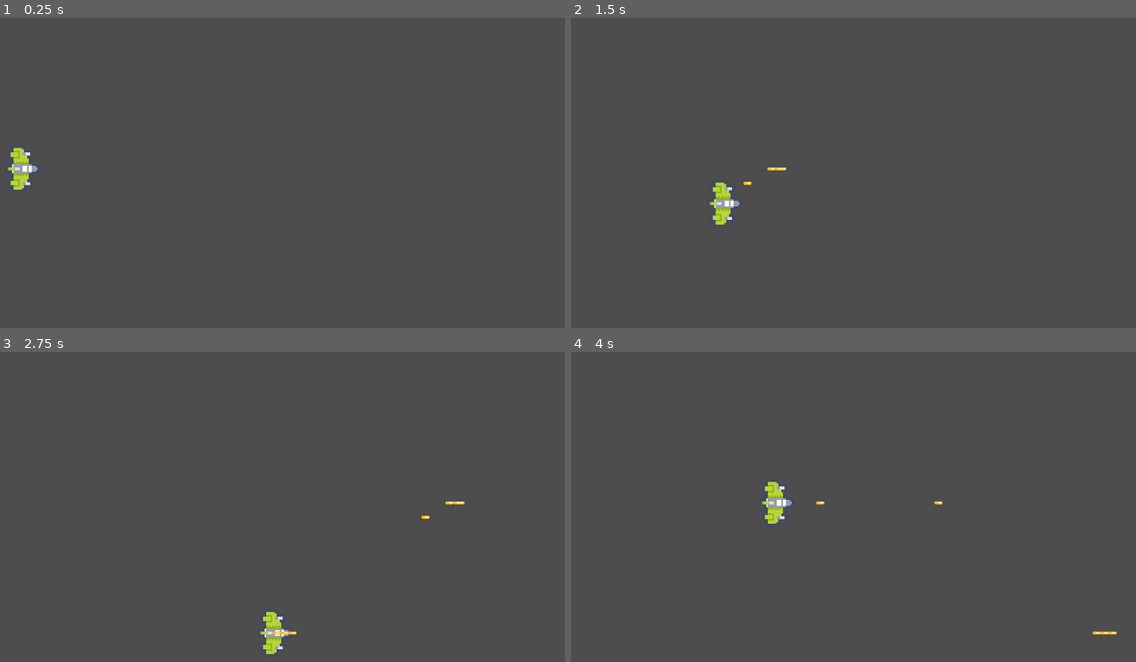
Above: before the commit, frames 1-4 (two rows, left to right).
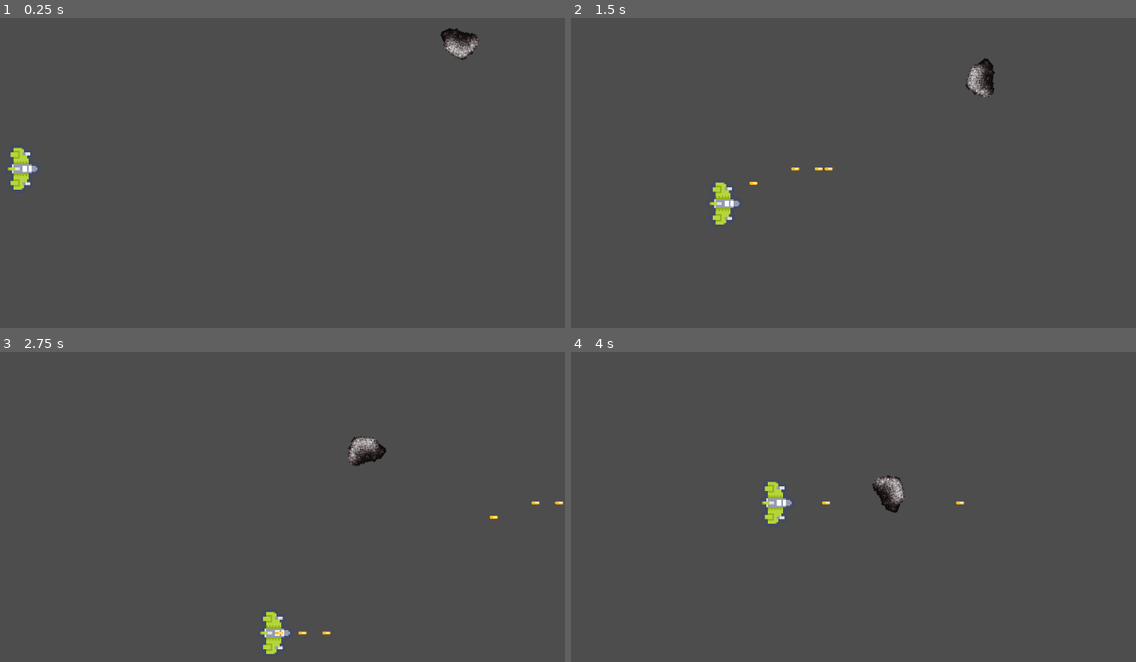
Above: after the commit, the same moments.

Repository: WilsonRyan/AstralCombat.exe
Game: Godot game, scene res://Scenes/Game/Game.tscn
Two runs of this game, one before a commit and one after it. Both use one fixed random seed, a clock stepped at 60 frames per second and the inputs below.
Inputs:
- Up to frame 1 (0.25 s): no input
- Up to frame 2 (1.5 s): hold D (ship-right) 0.53-1.28 s; hold J (ship-shoot) 0.53-1.28 s; hold S (ship-down) from 1.28 s (still down); tap J (ship-shoot) at 1.35 s
- Up to frame 3 (2.75 s): release S (ship-down) at 2.03 s; hold D (ship-right) from 2.03 s (still down); hold J (ship-shoot) from 2.03 s (still down)
- Up to frame 4 (4 s): release D (ship-right) at 2.78 s; release J (ship-shoot) at 2.78 s; hold W (ship-up) 2.78-3.53 s; tap J (ship-shoot) at 2.85 s; hold A (ship-left) from 3.53 s (still down); hold J (ship-shoot) from 3.53 s (still down)

The runs differ from the first frame. In frame 1, 0.4% of the frame differs, in the area x 77-85%, y 3-14%; in frame 2, 0.5%; in frame 3, 0.6%, in the area x 48-100%, y 27-92%; in frame 4, 0.5%.

Commit message:
Enemy base created. Functional asteroid that follows a Path2D, has health, gets hit by player, and dies once health is gone. Asteroid spins.

Diff:
--- /dev/null
+++ b/Scenes/Enemies/Debris/Asteroid.gd
@@ -0,0 +1,19 @@
+extends EnemyBase
+
+
+@export var spin_speed: float = 1.0
+@onready var sprite_2d: Sprite2D = $sprite_2d
+@onready var hitbox: Area2D = $Hitbox
+
+
+
+# Called every frame. 'delta' is the elapsed time since the previous frame.
+func _process(delta: float) -> void:
+	super(delta)
+	spin()
+
+
+
+func spin() -> void:
+	sprite_2d.rotation_degrees += spin_speed
+	hitbox.rotation_degrees += spin_speed
--- /dev/null
+++ b/Scenes/Enemies/Debris/Asteroid.tscn
@@ -0,0 +1,20 @@
+[gd_scene format=3 uid="uid://duxjvl52lken3"]
+
+[ext_resource type="PackedScene" uid="uid://b16f33lfhaknh" path="res://Scenes/Enemies/EnemyBase.tscn" id="1_r24s2"]
+[ext_resource type="Texture2D" uid="uid://bxqf47tjp88qs" path="res://Assets/Textures/Debris/asteroid_fg_B.png" id="2_326qh"]
+[ext_resource type="Script" uid="uid://oxby78ctptbo" path="res://Scenes/Enemies/Debris/Asteroid.gd" id="2_ug6jj"]
+
+[node name="Asteroid" unique_id=728413938 instance=ExtResource("1_r24s2")]
+scale = Vector2(3, 3)
+script = ExtResource("2_ug6jj")
+spin_speed = 1.0
+speed = 100.0
+
+[node name="sprite_2d" parent="." index="0" unique_id=663644159]
+texture = ExtResource("2_326qh")
+
+[node name="Hitbox" parent="." index="1" unique_id=851868901]
+rotation = -0.8661862
+
+[node name="collision_shape_2d" parent="Hitbox" index="0" unique_id=660862561]
+position = Vector2(2.0953803, 0.4061243)
--- /dev/null
+++ b/Scenes/Enemies/EnemyBase.gd
@@ -0,0 +1,28 @@
+extends PathFollow2D
+
+
+class_name EnemyBase
+
+
+@export var health: float = 10.0
+@export var speed: float = 50.0
+
+
+# Called every frame. 'delta' is the elapsed time since the previous frame.
+func _process(delta: float) -> void:
+	progress += speed * delta
+	if progress_ratio >= 0.99:
+		queue_free()
+
+
+
+func die() -> void:
+	queue_free()
+
+
+
+func _on_hitbox_area_entered(area: Area2D) -> void:
+	if area is PlayerBulletBase:
+		health -= area.get_dmg()
+		if health <= 0:
+			die()
--- /dev/null
+++ b/Scenes/Enemies/EnemyBase.tscn
@@ -0,0 +1,21 @@
+[gd_scene format=3 uid="uid://b16f33lfhaknh"]
+
+[ext_resource type="Script" uid="uid://clqroqo2wuhnc" path="res://Scenes/Enemies/EnemyBase.gd" id="1_iiq2q"]
+
+[sub_resource type="CapsuleShape2D" id="CapsuleShape2D_iiq2q"]
+radius = 8.474801
+height = 22.740005
+
+[node name="EnemyBase" type="PathFollow2D" unique_id=728413938]
+script = ExtResource("1_iiq2q")
+
+[node name="sprite_2d" type="Sprite2D" parent="." unique_id=663644159]
+
+[node name="Hitbox" type="Area2D" parent="." unique_id=851868901]
+collision_layer = 4
+collision_mask = 3
+
+[node name="collision_shape_2d" type="CollisionShape2D" parent="Hitbox" unique_id=660862561]
+shape = SubResource("CapsuleShape2D_iiq2q")
+
+[connection signal="area_entered" from="Hitbox" to="." method="_on_hitbox_area_entered"]
--- /dev/null
+++ b/Scenes/Enemies/EnemyShips/EnemyShipBase.gd
@@ -0,0 +1,11 @@
+extends PathFollow2D
+
+
+# Called when the node enters the scene tree for the first time.
+func _ready() -> void:
+	pass # Replace with function body.
+
+
+# Called every frame. 'delta' is the elapsed time since the previous frame.
+func _process(_delta: float) -> void:
+	pass
--- /dev/null
+++ b/Scenes/Enemies/EnemyShips/EnemyShipBase.tscn
@@ -0,0 +1,7 @@
+[gd_scene format=3 uid="uid://dh23xq2tjob0u"]
+
+[ext_resource type="PackedScene" uid="uid://b16f33lfhaknh" path="res://Scenes/Enemies/EnemyBase.tscn" id="1_jhrji"]
+[ext_resource type="Script" uid="uid://bivw1w86vxmrm" path="res://Scenes/Enemies/EnemyShips/EnemyShipBase.gd" id="2_ca5vl"]
+
+[node name="EnemyShipBase" unique_id=728413938 instance=ExtResource("1_jhrji")]
+script = ExtResource("2_ca5vl")
--- a/Scenes/Game/Game.tscn
+++ b/Scenes/Game/Game.tscn
@@ -3,6 +3,13 @@
 [ext_resource type="Script" uid="uid://d26b0n8d8deq5" path="res://Scenes/Game/Game.gd" id="1_rdw05"]
 [ext_resource type="PackedScene" uid="uid://b6xrhgpkdm86b" path="res://Scenes/Player/Player.tscn" id="2_gwu2e"]
 [ext_resource type="PackedScene" uid="uid://dpglund05audg" path="res://Scenes/ObjectMaker/ObjectMaker.tscn" id="3_xbxml"]
+[ext_resource type="PackedScene" uid="uid://duxjvl52lken3" path="res://Scenes/Enemies/Debris/Asteroid.tscn" id="4_ln2h6"]
+
+[sub_resource type="Curve2D" id="Curve2D_y3kpf"]
+_data = {
+"points": PackedVector2Array(0, 0, 0, 0, 1168, 16, 0, 0, 0, 0, 461, 590)
+}
+point_count = 2
 
 [node name="Game" type="Node2D" unique_id=243694093]
 script = ExtResource("1_rdw05")
@@ -12,3 +19,13 @@
 rotation = 1.5707964
 
 [node name="ObjectMaker" parent="." unique_id=826657136 instance=ExtResource("3_xbxml")]
+
+[node name="EnemyPaths" type="Node" parent="." unique_id=40476694]
+
+[node name="path_2d" type="Path2D" parent="EnemyPaths" unique_id=1216507022]
+position = Vector2(-77, 53)
+curve = SubResource("Curve2D_y3kpf")
+
+[node name="Asteroid" parent="EnemyPaths/path_2d" unique_id=728413938 instance=ExtResource("4_ln2h6")]
+position = Vector2(1168, 16)
+rotation = 2.4596488
--- a/Scenes/Player/Player.tscn
+++ b/Scenes/Player/Player.tscn
@@ -9,6 +9,7 @@
 
 [node name="Player" type="Area2D" unique_id=1767697504]
 scale = Vector2(3, 3)
+collision_mask = 4
 script = ExtResource("1_s0eop")
 
 [node name="sprite_2d" type="Sprite2D" parent="." unique_id=868373390]
--- a/Scenes/Projectiles/PlayerBullets/PlayerBulletBase.gd
+++ b/Scenes/Projectiles/PlayerBullets/PlayerBulletBase.gd
@@ -9,6 +9,7 @@
 
 @export var _direction: Vector2 = Vector2.RIGHT
 @export var _speed: float = 400.0
+@export var _dmg: float = 5.0
 
 var can_shoot: bool = true
 
@@ -20,3 +21,11 @@
 
 func setup(speed_multi: float) -> void:
 	_speed = _speed * speed_multi
+
+func get_dmg() -> float:
+	return _dmg
+
+
+
+func _on_area_entered(_area: Area2D) -> void:
+	queue_free()
--- a/Scenes/Projectiles/PlayerBullets/PlayerBulletBase.tscn
+++ b/Scenes/Projectiles/PlayerBullets/PlayerBulletBase.tscn
@@ -8,6 +8,8 @@
 
 [node name="PlayerBulletBase" type="Area2D" unique_id=1993390410]
 rotation = 1.5707964
+collision_layer = 2
+collision_mask = 12
 script = ExtResource("1_ctd45")
 
 [node name="sprite_2d" type="Sprite2D" parent="." unique_id=2042580938]
@@ -15,3 +17,5 @@
 
 [node name="collision_shape_2d" type="CollisionShape2D" parent="." unique_id=466694433]
 shape = SubResource("CapsuleShape2D_c27ks")
+
+[connection signal="area_entered" from="." to="." method="_on_area_entered"]
--- a/Scenes/Projectiles/PlayerBullets/PlayerBulletPrimary.tscn
+++ b/Scenes/Projectiles/PlayerBullets/PlayerBulletPrimary.tscn
@@ -4,6 +4,7 @@
 [ext_resource type="Texture2D" uid="uid://co8bqms0odj48" path="res://Assets/Textures/Projectiles/tile_0000.png" id="2_tq6s1"]
 
 [node name="PlayerBulletPrimary" unique_id=1993390410 instance=ExtResource("1_e6b37")]
+_speed = 500.0
 
 [node name="sprite_2d" parent="." index="0" unique_id=2042580938]
 scale = Vector2(1, 1)
--- a/icon.svg
+++ /dev/null
@@ -1 +0,0 @@
-<svg xmlns="http://www.w3.org/2000/svg" width="128" height="128"><rect width="124" height="124" x="2" y="2" fill="#363d52" stroke="#212532" stroke-width="4" rx="14"/><g fill="#fff" transform="translate(12.322 12.322)scale(.101)"><path d="M105 673v33q407 354 814 0v-33z"/><path fill="#478cbf" d="m105 673 152 14q12 1 15 14l4 67 132 10 8-61q2-11 15-15h162q13 4 15 15l8 61 132-10 4-67q3-13 15-14l152-14V427q30-39 56-81-35-59-83-108-43 20-82 47-40-37-88-64 7-51 8-102-59-28-123-42-26 43-46 89-49-7-98 0-20-46-46-89-64 14-123 42 1 51 8 102-48 27-88 64-39-27-82-47-48 49-83 108 26 42 56 81zm0 33v39c0 276 813 276 814 0v-39l-134 12-5 69q-2 10-14 13l-162 11q-12 0-16-11l-10-65H446l-10 65q-4 11-16 11l-162-11q-12-3-14-13l-5-69z"/><path d="M483 600c0 34 58 34 58 0v-86c0-34-58-34-58 0z"/><circle cx="725" cy="526" r="90"/><circle cx="299" cy="526" r="90"/></g><g fill="#414042" transform="translate(12.322 12.322)scale(.101)"><circle cx="307" cy="532" r="60"/><circle cx="717" cy="532" r="60"/></g></svg>
--- a/project.godot
+++ b/project.godot
@@ -13,7 +13,7 @@
 config/name="ACE"
 run/main_scene="uid://dh3cpr0xm8es0"
 config/features=PackedStringArray("4.6", "Mobile")
-config/icon="res://icon.svg"
+config/icon="uid://bnf0ipob4cpvu"
 
 [autoload]
 
@@ -76,6 +76,13 @@
 ]
 }
 
+[layer_names]
+
+2d_physics/layer_1="Player"
+2d_physics/layer_2="PlayerBullet"
+2d_physics/layer_3="Enemies"
+2d_physics/layer_4="EnemyBullets"
+
 [physics]
 
 3d/physics_engine="Jolt Physics"
Binary file added: Assets/Textures/Debris/asteroid_bg_A.png
Not shown, added: Assets/Textures/Debris/asteroid_bg_A.png.import
Binary file added: Assets/Textures/Debris/asteroid_bg_B.png
Not shown, added: Assets/Textures/Debris/asteroid_bg_B.png.import
Binary file added: Assets/Textures/Debris/asteroid_fg_A.png
Not shown, added: Assets/Textures/Debris/asteroid_fg_A.png.import
Binary file added: Assets/Textures/Debris/asteroid_fg_B.png
Not shown, changed: Assets/Textures/Debris/asteroid_fg_B.png.import
Binary file added: Assets/Textures/Debris/asteroid_fg_C.png
Not shown, added: Assets/Textures/Debris/asteroid_fg_C.png.import
Not shown, added: Scenes/Enemies/Debris/Asteroid.gd.uid
Not shown, added: Scenes/Enemies/EnemyBase.gd.uid
(and 2 more such lines)
